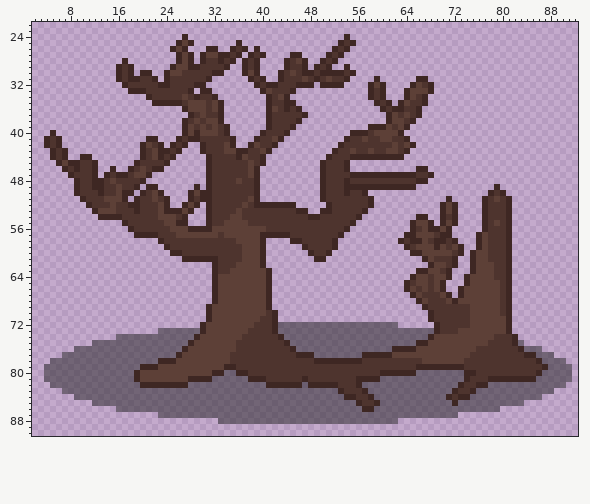
File history of a pixel-art file, Assets/Arts/Plant/Tree/Spring/BigTree_03/BigTreeLog_03.aseprite. Above: the version before the commit.
96x96 pixels, 1 frame. Shown: x 2..92, y 22..90.
New version:
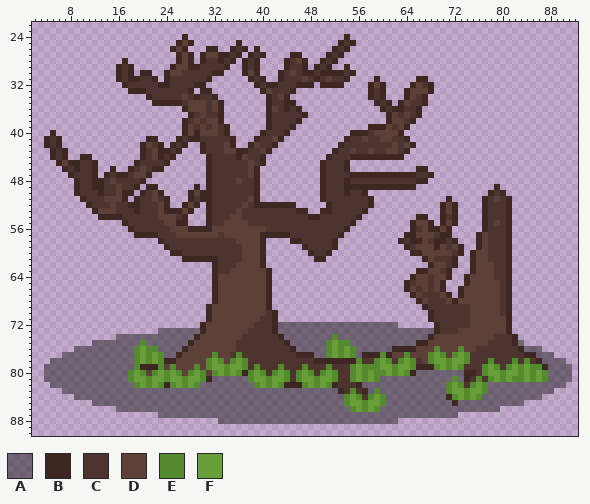
Palette (. is transparent): A #21212180  B #3e2723  C #4e342e  D #5d4037  E #558b2f  F #689f38
Changes in this commit:
layer "Layer 1 #2" added
--- layer "Layer 1 #2"
@@ x 2..92 @@
 73 .....................AAAAAAABDDDDDDDCCCCBAAAAAAAAAAAAAAAAAAAAAAAAAABCCCDDDDDDDDB...........
-74 ..............AAAAAAAAAAAAABDDDDDDDCCCCCCBAAAAAAAAAAAAAAAAAAAAAAAABDDDDDDDDDDCCCB..........
-75 ..........AAAAAAAAAAAAAAAABDDDDDDDCCCCCCCCBAAAAAAAAAAAAAAAAAAAAABBDDDDDDDDDDCCCCBA.........
-76 .......AAAAAAAAAAAAAAAAAABDDDDDDDDCCCCCCCCCBAAAAAAAAAAAAAAAABBBBDDDDDDDDDDCCCCCCCBAAA......
-77 .....AAAAAAAAAAAAAAAAAAABDDDDDDDDCCCCCCCCCCCBBBAAAAAAAABBBBBDDDDDDDDDDDDDCCCCCCCCCBBAAA....
-78 ...AAAAAAAAAAAAAAAAAABBBDDDDDDDDDCCCCCCCCCCCCCCBBBBBBBBCCCCCCCCCCDDDDDDDCCCCCCCCCCCCBAAAA..
-79 ..AAAAAAAAAAAAAAAABBBDDDDDDDDDDDBBCCCCCCCCCCCCCCCCCCCCCCCCCCCCCCBBBBBBBBCCCCCCCCCCCCCBAAAA.
-80 ..AAAAAAAAAAAAAAABDDDDDDDDDDDDBBAABBCCCCCCCCCCCCCCCCCCCCCCBBBBBBAAAAAAAABBCCCCCCCCCCBAAAAA.
-81 ..AAAAAAAAAAAAAAABDDDDDDDDBBBBAAAAAABBBCCCCCCBCCCCCCCCBBBBAAAAAAAAAAAAAABCCCBBBBBBBBAAAAAA.
-82 ...AAAAAAAAAAAAAAABBBBBBBBAAAAAAAAAAAAABBBBBBABBBBBCCCBAAAAAAAAAAAAAAAABCCBBAAAAAAAAAAAAA..
-83 .....AAAAAAAAAAAAAAAAAAAAAAAAAAAAAAAAAAAAAAAAAAAAAABCCCBAAAAAAAAAAAAAABCCBAAAAAAAAAAAAA....
-84 .......AAAAAAAAAAAAAAAAAAAAAAAAAAAAAAAAAAAAAAAAAAAAABBCCBAAAAAAAAAAAABCBBAAAAAAAAAAAA......
-85 ..........AAAAAAAAAAAAAAAAAAAAAAAAAAAAAAAAAAAAAAAAAAAABCCBAAAAAAAAAAAABAAAAAAAAAAA.........
-86 ..............AAAAAAAAAAAAAAAAAAAAAAAAAAAAAAAAAAAAAAAAABBAAAAAAAAAAAAAAAAAAAAA.............
+74 ..............AAAAAAAAAAAAABDDDDDDDCCCCCCBAAAAAAAAEAAAAAAAAAAAAAAABDDDDDDDDDDCCCB..........
+75 ..........AAAAAAAAEAAAAAAABDDDDDDDCCCCCCCCBAAAAAAEFEEAAAAAAAAAAABBDDDDDDDDDDCCCCBA.........
+76 .......AAAAAAAAAAEFEEAAAABDDDDDDDDCCCCCCCCCBAAAAAEFEFEAAAAAABBBBDDDEDDDEDDCCCCCCCBAAA......
+77 .....AAAAAAAAAAAAEFEFEAABDDDDDEDDCECCCCCCCCCBBBAAEFEFEABBBEBDDEDDDEFEDEFECCCCCCCCCBBAAA....
+78 ...AAAAAAAAAAAAAAEFEFEBBDDDDDEFEDEFECCCCCCCCCCCBBBBBBBECCEFECEFECDEFFEFFECCCECCCECECBAAAA..
+79 ..AAAAAAAAAAAAAAAEBBBEDEDDDEDEFFEFFECECCCECCCECCCECCCEFEEEFFEFFEBBBEFEFECCCEFECEFEFEEBAAAA.
+80 ..AAAAAAAAAAAAAAEFEDEFEFEDEFEDEFEFEBEFECEFECEFECEFECCEFEFEEFEFEBAAAAAAAABBCEFFEFFEFEFEAAAA.
+81 ..AAAAAAAAAAAAAAEFFEFFEFFEFFEBAAAAAAEFFEFFECEFFEFFECCEFEFEAAAAAAAAAAAAEABCECEFEFEEFEFEAAAA.
+82 ...AAAAAAAAAAAAAAEFEFEBEFEFEAAAAAAAAAEFEFEBBBEFEFEBCCCBAAAAAAAAAAAAAAEFECEFEAAAAAAAAAAAAA..
+83 .....AAAAAAAAAAAAAAAAAAAAAAAAAAAAAAAAAAAAAAAAAAAAAABCECBAEAAAAAAAAAAAEFFEFFEAAAAAAAAAAA....
+84 .......AAAAAAAAAAAAAAAAAAAAAAAAAAAAAAAAAAAAAAAAAAAAAEFECEFEAAAAAAAAAABEFEFEAAAAAAAAAA......
+85 ..........AAAAAAAAAAAAAAAAAAAAAAAAAAAAAAAAAAAAAAAAAAEFFEFFEAAAAAAAAAAABAAAAAAAAAAA.........
+86 ..............AAAAAAAAAAAAAAAAAAAAAAAAAAAAAAAAAAAAAAAEFEFEAAAAAAAAAAAAAAAAAAAA.............
 87 .....................AAAAAAAAAAAAAAAAAAAAAAAAAAAAAAAAAAAAAAAAAAAAAAAAAA....................
Where, in picture pixels (left, top, right, bottom), the same in both pictures:
changed: (128, 334, 548, 412)
